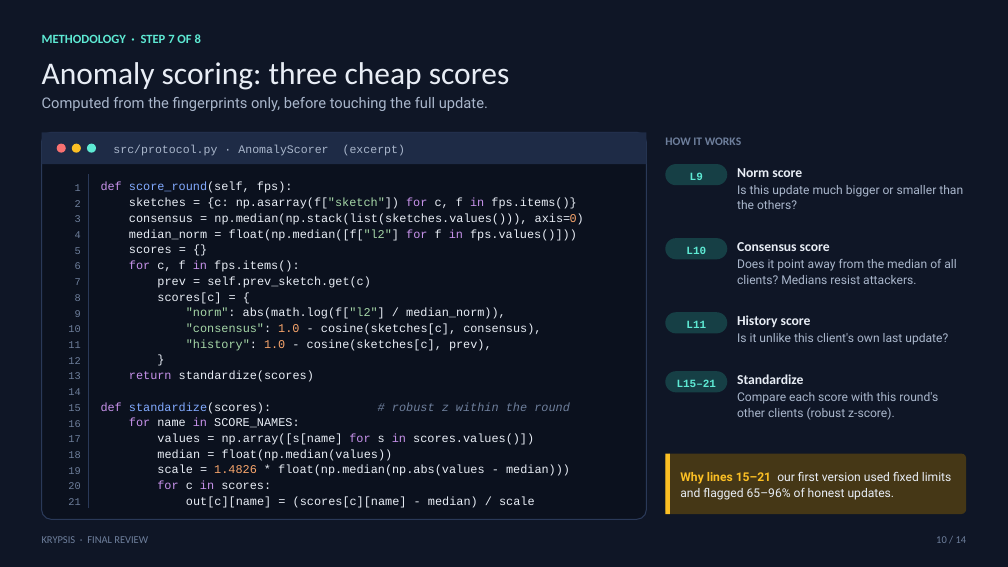
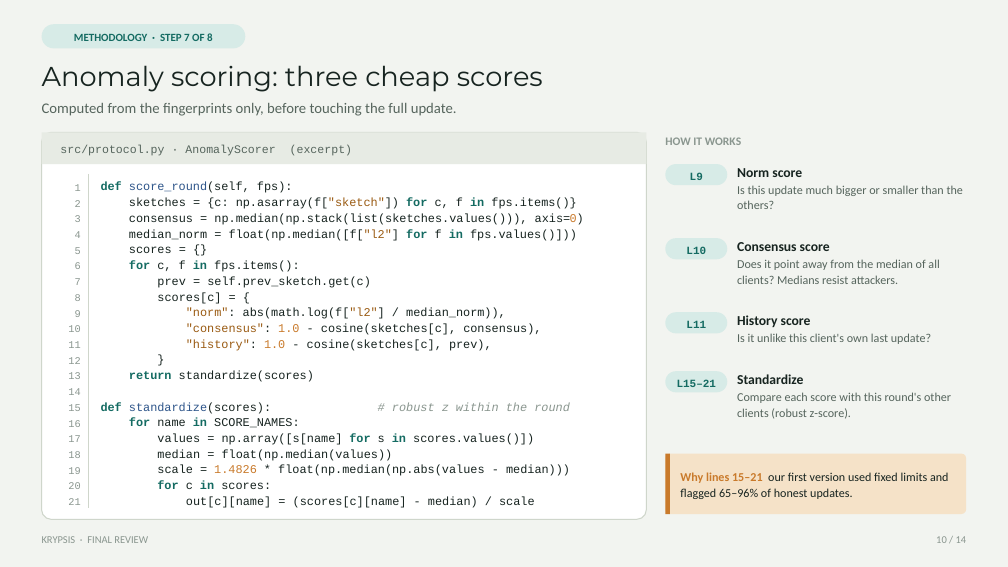
Before and after one commit to Vinudharshini18/Krypsis-A-network-intrusion-detection-system, a slide deck: slide 10 of presentation/Krypsis_Final_Review.pptx. Drawn at 1008x567 pixels with LibreOffice and Linux fonts; fonts in the diff are those of the drawing. Boxes give left, top, right and bottom in pixels: in the first picture for what was removed or moved away, otherwise in the second. Text is boxed around its words. In the diff, an @@ line names an element or a change of style, - is before the commit and + after.

Commit message:
Final review deck: use the look of the first class deck

```diff
--- a/presentation/Krypsis_Final_Review.pptx
+++ b/presentation/Krypsis_Final_Review.pptx
@@ rectangle at box(0, 0, 1008, 567): fill #0F1626 to #F2F4F0 @@
@@ text "METHODOLOGY · STEP 7 OF ..." at box(74, 33, 213, 41): size 12 to 10.5 pt, text colour #5EEAD4 to #146B62; alignment left to centre; vertical alignment top to middle @@
@@ rounded rectangle added at box(42, 24, 245, 48), fill #D7EBE7 @@
@@ text "Anomaly scoring: three cheap scores" at box(42, 65, 543, 92): size 30 to 26 pt, font Calibri to Montserrat, text colour #E8EDF5 to #172420 @@
@@ text "Computed from the fingerprints only, ..." at box(42, 103, 457, 116): font Roboto to Calibri, text colour #A9B6CB to #56655D @@
@@ rounded rectangle at box(42, 132, 647, 520): fill #0B111E to #FFFFFF; outline #2A3958 1 pt to #CFD6CB 1 pt @@
@@ rectangle at box(42, 132, 647, 164): fill #1E2B46 to #E7EBE4 @@
@@ ellipse removed at box(57, 144, 66, 153) @@
@@ text "src/protocol.py · AnomalyScorer (excerpt)": place and size @@
-text "src/protocol.py · AnomalyScorer (excerpt)" at box(113, 145, 405, 156)
+text "src/protocol.py · AnomalyScorer (excerpt)" at box(60, 145, 352, 156)
@@ text "src/protocol.py · AnomalyScorer (excerpt)" at box(60, 145, 352, 156): text colour #A9B6CB to #56655D @@
@@ ellipse removed at box(72, 144, 81, 153) @@
@@ ellipse removed at box(87, 144, 96, 153) @@
@@ text colour #6E7F9C to #8A968F in 4 elements at box(42, 536, 148, 543), box(936, 536, 967, 543), box(68, 184, 81, 505), box(665, 137, 741, 145) @@
@@ line (88, 174) - (88, 508): stroke #2A3958 0.75 pt to #CFD6CB 0.75 pt @@
@@ text "def score_round(self, fps):" at box(101, 182, 584, 508): text colour #C792EA to #146B62, bold on in "def", "for in", "for in", "for in" and 5 more places; text colour #82AAFF to #2E558A in "score_round(self,", "standardize(scores):"; text colour #E8EDF5 to #172420 in "score_round(self, fps):", "sketches = {c: np.asarray(f["sketch"]) c, f fps.items()}", "consensus = np.median(np.stack(list(sketches.values())), axi ...", "median_norm = float(np.median([f["l2"] f fps.values()]))" and 16 more places; text colour #A5D6A7 to #9A5B13 in "np.asarray(f["sketch"])", "float(np.median([f["l2"]", ""norm": abs(math.log(f["l2"]", ""consensus":" and 1 more places; text colour #F9A66C to #C97A2B in "axis=0)", "1.0", "1.0", "1.4826"; text colour #6E7F9C to #8A968F in "# robust z within the round" @@
@@ text "Norm score" at box(737, 168, 963, 209): text colour #E8EDF5 to #172420 in "Norm score"; font Roboto to Calibri, text colour #A9B6CB to #56655D in "Is this update much bigger or smaller ..." @@
@@ text "Consensus score" at box(737, 242, 939, 284): text colour #E8EDF5 to #172420 in "Consensus score"; font Roboto to Calibri, text colour #A9B6CB to #56655D in "Does it point away from the median ..." @@
@@ text "History score" at box(737, 315, 931, 344): text colour #E8EDF5 to #172420 in "History score"; font Roboto to Calibri, text colour #A9B6CB to #56655D in "Is it unlike this client's own last ..." @@
@@ text colour #5EEAD4 to #146B62 in 4 elements at box(690, 172, 703, 180), box(686, 246, 706, 254), box(686, 320, 706, 328), box(677, 379, 716, 387) @@
@@ fill #163F45 to #D7EBE7 in 4 elements at box(665, 164, 727, 185), box(665, 238, 727, 259), box(665, 312, 727, 333), box(665, 371, 727, 392) @@
@@ text "Standardize" at box(737, 374, 951, 419): text colour #E8EDF5 to #172420 in "Standardize"; font Roboto to Calibri, text colour #A9B6CB to #56655D in "Compare each score with this round's other ..." @@
@@ rounded rectangle at box(665, 454, 966, 514): fill #453716 to #F5E2C8 @@
@@ rectangle at box(665, 454, 670, 514): fill #FBBF24 to #C97A2B @@
@@ text "Why lines 15–21 our first ..." at box(680, 472, 948, 499): font Roboto to Calibri; text colour #FBBF24 to #C97A2B in "Why lines 15–21"; text colour #E8EDF5 to #172420 in "our first version used fixed limits and ..." @@
```
Also in this commit, not shown: 13 other slides changed, 1 other file.
